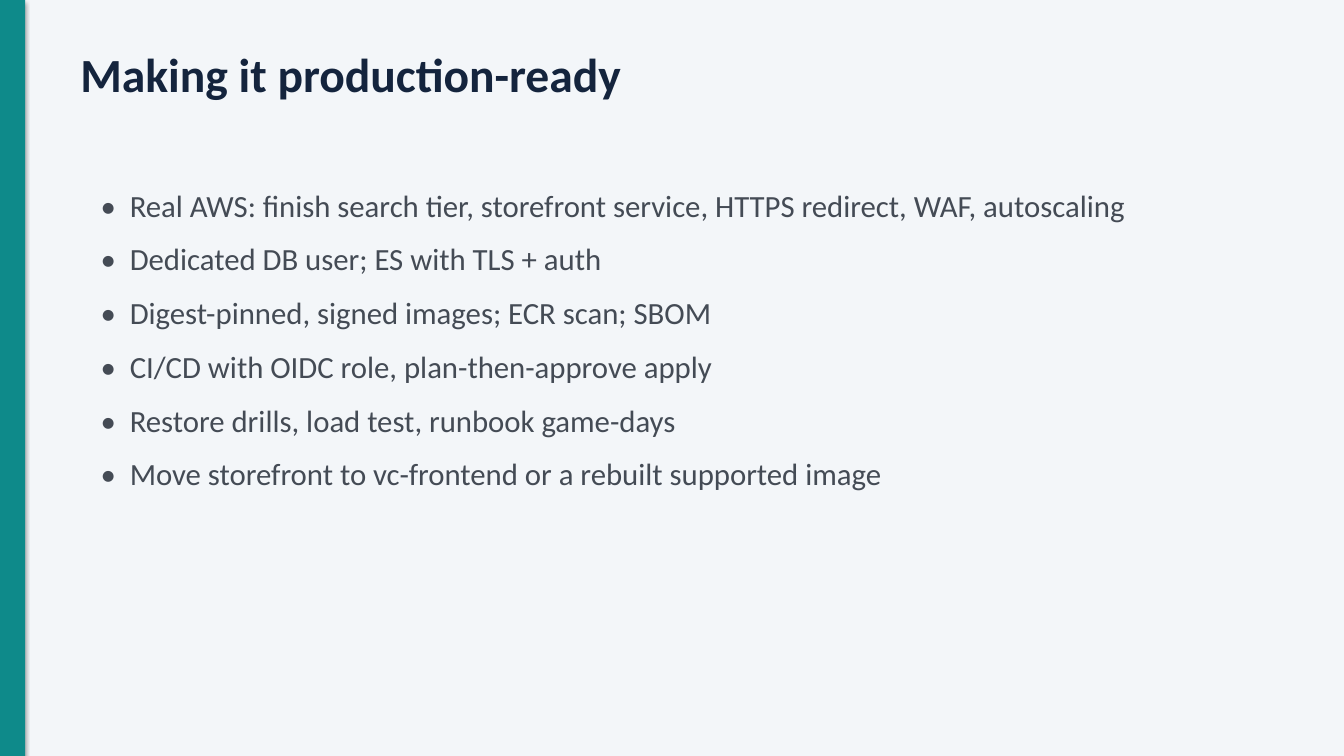
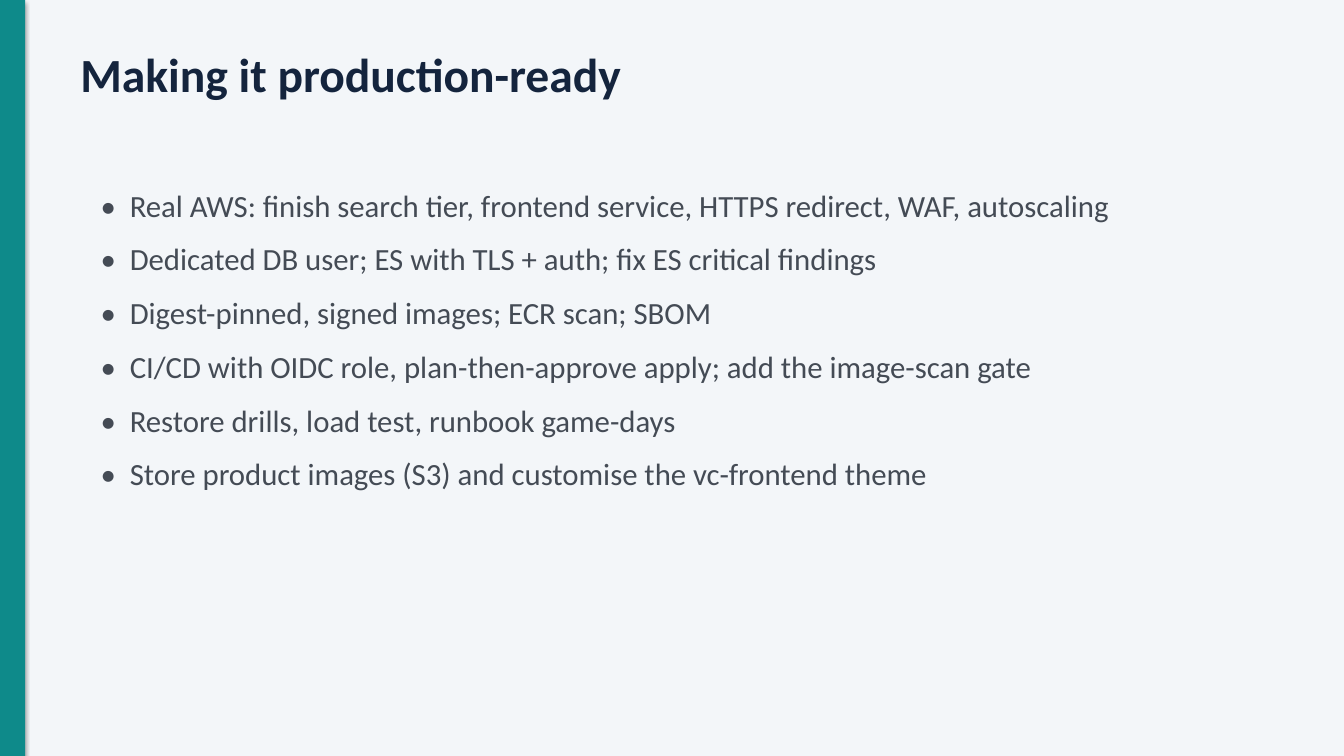
Before and after one commit to dussashivani/Project_Virto-Commerce-Platform_, a slide deck: slide 9 of docs/presentation/Virto-AWS-DevOps-presentation.pptx. Drawn at 1344x756 pixels with LibreOffice and Linux fonts; fonts in the diff are those of the drawing. Boxes give left, top, right and bottom in pixels: in the first picture for what was removed or moved away, otherwise in the second. Text is boxed around its words. In the diff, an @@ line names an element or a change of style, - is before the commit and + after.

Commit message:
docs: update presentation with the real run, incident and findings

```diff
--- a/docs/presentation/Virto-AWS-DevOps-presentation.pptx
+++ b/docs/presentation/Virto-AWS-DevOps-presentation.pptx
@@ text at box(130, 195, 1108, 276): text changed @@
-• Real AWS: finish search tier, storefront service, HTTPS redirect, WAF, autoscaling
-• Dedicated DB user; ES with TLS + auth
+• Real AWS: finish search tier, frontend service, HTTPS redirect, WAF, autoscaling
+• Dedicated DB user; ES with TLS + auth; fix ES critical findings
@@ text at box(130, 356, 1031, 384): text changed @@
-• CI/CD with OIDC role, plan-then-approve apply
+• CI/CD with OIDC role, plan-then-approve apply; add the image-scan gate
@@ text at box(130, 462, 927, 491): text changed @@
-• Move storefront to vc-frontend or a rebuilt supported image
+• Store product images (S3) and customise the vc-frontend theme
```
Also in this commit, not shown: 8 other slides changed.
